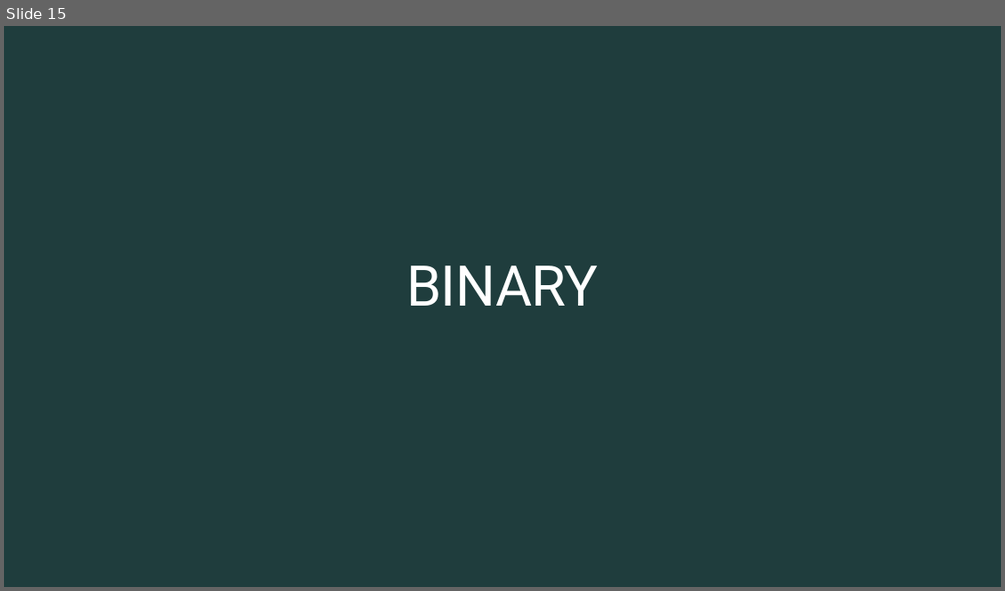
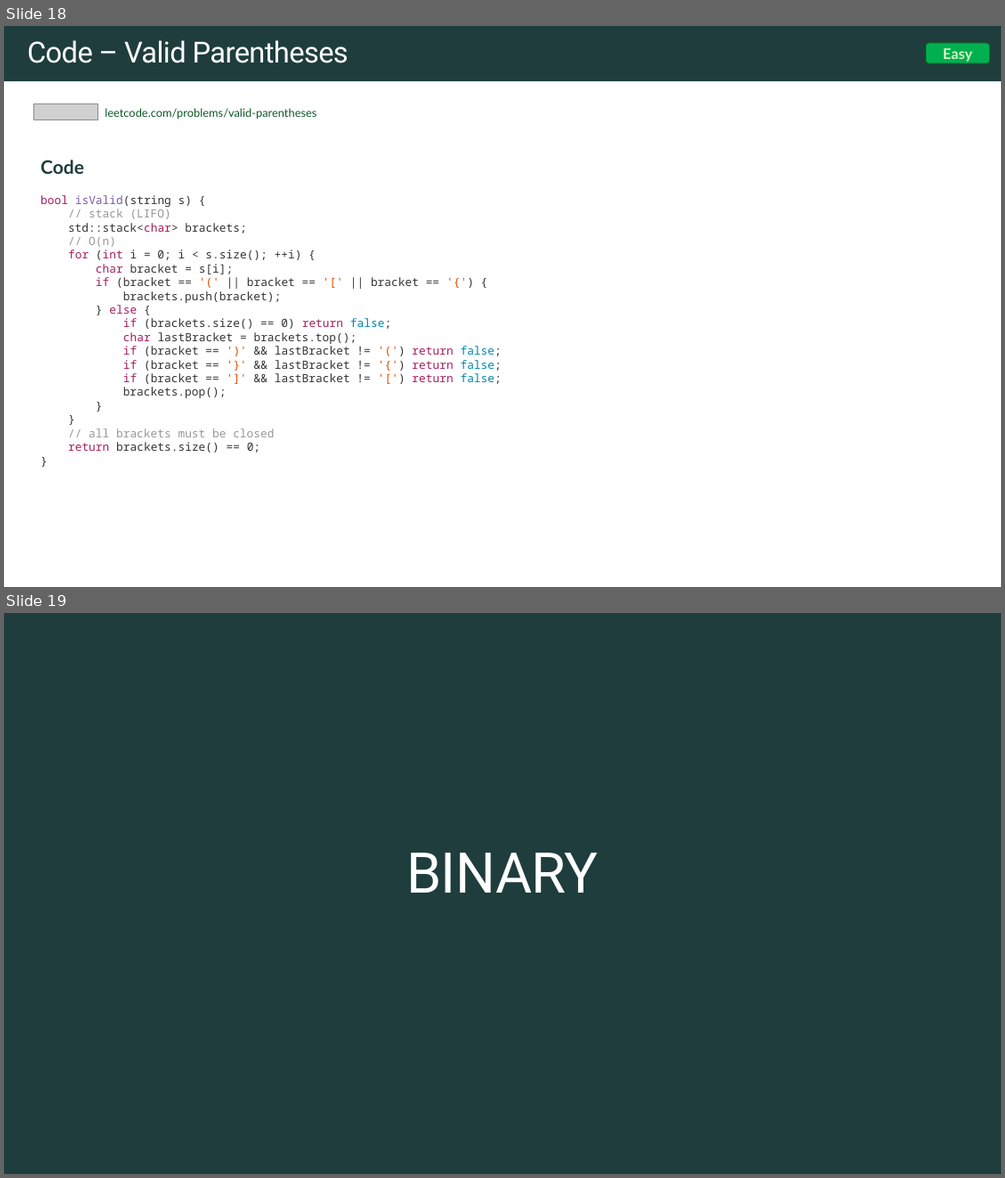
Before and after one commit to rfdavid/coding-interview-handbook-cpp, a slide deck: Algorithm and problem Solving Cheatsheet.pptm. Shown one above the other, each under a label of ours: slide 15 before the commit, slides 18 and 19 after it. The pictures are 1005x591 and 1005x1178 pixels, drawn with LibreOffice and Linux fonts; fonts in the diff are those of the drawing; grey boxes stand for pictures. Boxes give left, top, right and bottom in pixels: in the first picture for what was removed or moved away, otherwise in the second. Text is boxed around its words. In the diff, an @@ line names an element or a change of style, - is before the commit and + after.

```diff
--- a/Algorithm and problem Solving Cheatsheet.pptm
+++ b/Algorithm and problem Solving Cheatsheet.pptm
@@ slide 18 added at bbox=[4, 26, 1001, 587], background #FFFFFF @@
@@ rectangle added at bbox=[4, 26, 1001, 81], fill #1F3D3D @@
@@ title added at bbox=[27, 40, 348, 63], 28 pt, text #FFFFFF @@
+Code – Valid Parentheses
@@ rounded rectangle added at bbox=[925, 42, 989, 63], fill #00B050, outline #0F5829 1 pt, 14 pt, text #D5F7BE, bold @@
+Easy
@@ picture added at bbox=[34, 103, 97, 120] @@
@@ text added at bbox=[105, 108, 316, 119], 11 pt, text #0F5829 @@
+leetcode.com/problems/valid-parentheses
@@ text added at bbox=[40, 160, 502, 452], 11 pt, text #333333 @@
+Code
+bool isValid(string s) {
+// stack (LIFO)
+std::stack<char> brackets;
+// O(n)
+for (int i = 0; i < s.size(); ++i) {
+char bracket = s[i];
+if (bracket == '(' || bracket == '[' || bracket == '{') {
+brackets.push(bracket);
+} else {
+if (brackets.size() == 0) return false;
+char lastBracket = brackets.top();
+if (bracket == ')' && lastBracket != '(') return false;
+if (bracket == '}' && lastBracket != '{') return false;
+if (bracket == ']' && lastBracket != '[') return false;
+brackets.pop();
+}
+}
+// all brackets must be closed
+return brackets.size() == 0;
+}
@@ what was slide 15 is now slide 19 @@
```
Also in this commit, not shown: 7 slides changed, 7 other slides added, 11 other files.
